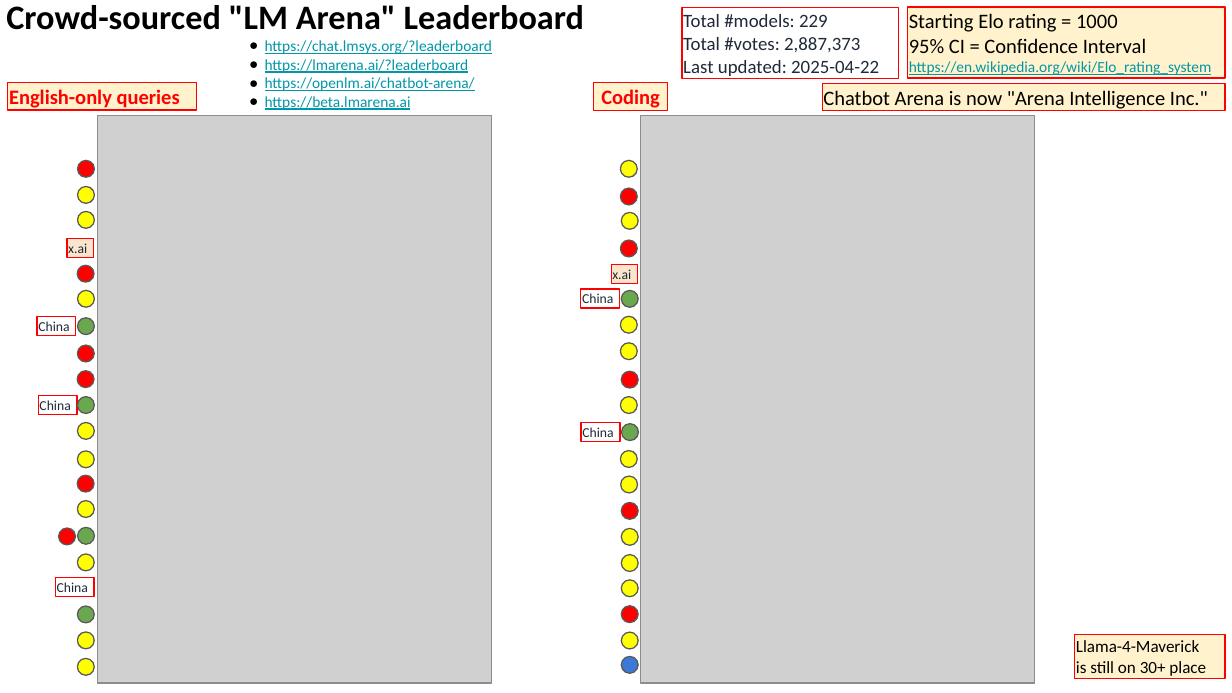
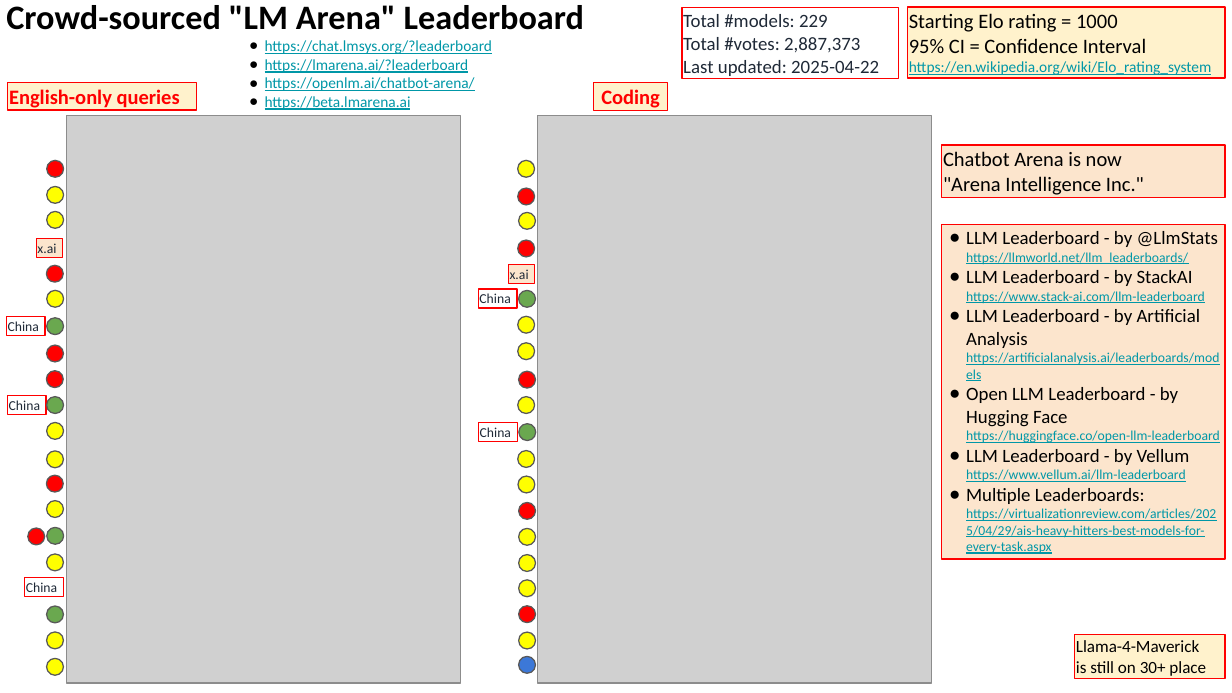
Before and after one commit to lselector/seminar, a slide deck: slide 21 of 2025/2025-05-02-AI-Updates.pptx (slide 18 before the commit). Drawn at 1232x693 pixels with LibreOffice and Linux fonts; fonts in the diff are those of the drawing; grey boxes stand for pictures. Boxes give left, top, right and bottom in pixels: in the first picture for what was removed or moved away, otherwise in the second. Text is boxed around its words. In the diff, an @@ line names an element or a change of style, - is before the commit and + after.

```diff
--- a/2025/2025-05-02-AI-Updates.pptx
+++ b/2025/2025-05-02-AI-Updates.pptx
@@ rectangle "Chatbot Arena is now "Arena ...": place and size @@
-rectangle "Chatbot Arena is now "Arena ..." at [822,84,1225,111]
+rectangle "Chatbot Arena is now "Arena ..." at [942,145,1226,197]
@@ rectangle "Chatbot Arena is now "Arena ..." at [942,145,1226,197]: fill #FFF2CC to #FCE5CD @@
@@ rectangle added at [942,224,1226,558], fill #FCE5CD, outline #FF0000 0.75 pt, 8 pt, text #0097A7, underline @@
+● LLM Leaderboard - by @LlmStats
+  https://llmworld.net/llm_leaderboards/
+● LLM Leaderboard - by StackAI
+  https://www.stack-ai.com/llm-leaderboard
+● LLM Leaderboard - by Artificial Analysis
+  https://artificialanalysis.ai/leaderboards/models
+● Open LLM Leaderboard - by Hugging Face
+  https://huggingface.co/open-llm-leaderboard
+● LLM Leaderboard - by Vellum
+  https://www.vellum.ai/llm-leaderboard
+● Multiple Leaderboards:
+  https://virtualizationreview.com/articles/2025/04/29/ais-heavy-hitters-best-models-for-every-task.aspx
@@ 9 ellipses, 1 picture, 1 rectangle: place and size @@
-9 ellipses, 1 picture, 1 rectangle at [582,116,1035,684]
+9 ellipses, 1 picture, 1 rectangle at [478,116,931,684]
@@ 19 ellipses, 4 rectangles, 1 picture: place and size @@
-19 ellipses, 4 rectangles, 1 picture at [37,116,492,684]
+19 ellipses, 4 rectangles, 1 picture at [6,116,461,684]
@@ 10 ellipses, 2 rectangles: place and size @@
-10 ellipses, 2 rectangles at [580,212,638,674]
+10 ellipses, 2 rectangles at [478,212,536,674]
```
Also in this commit, not shown: 6 other slides changed, 4 slides added.
